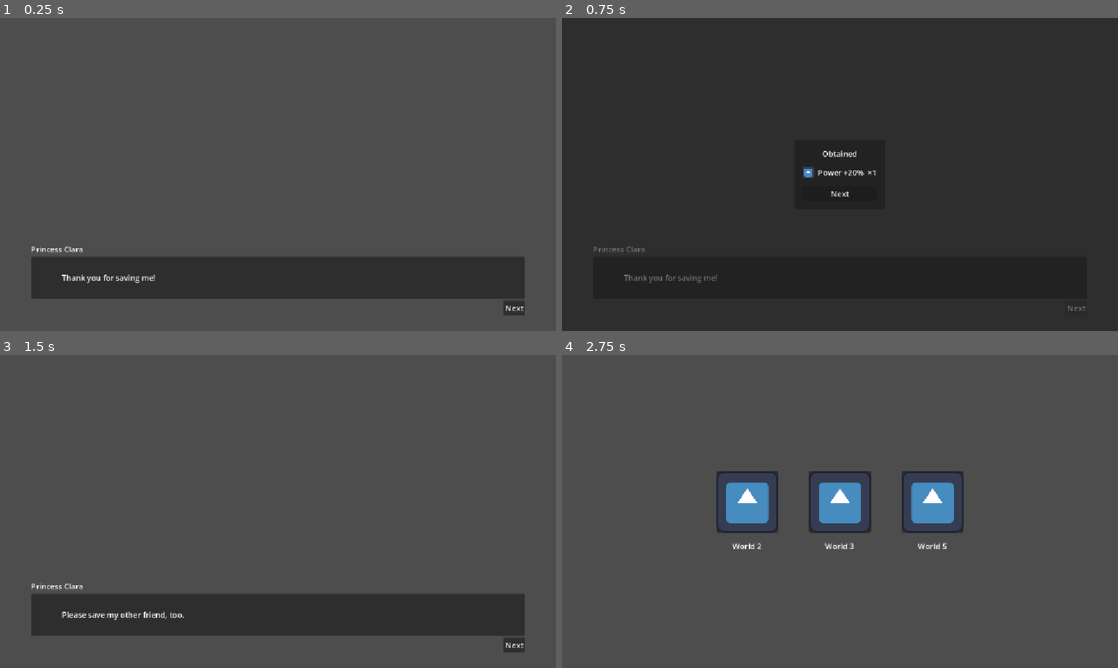
Above: before the commit, frames 1-4 (two rows, left to right).
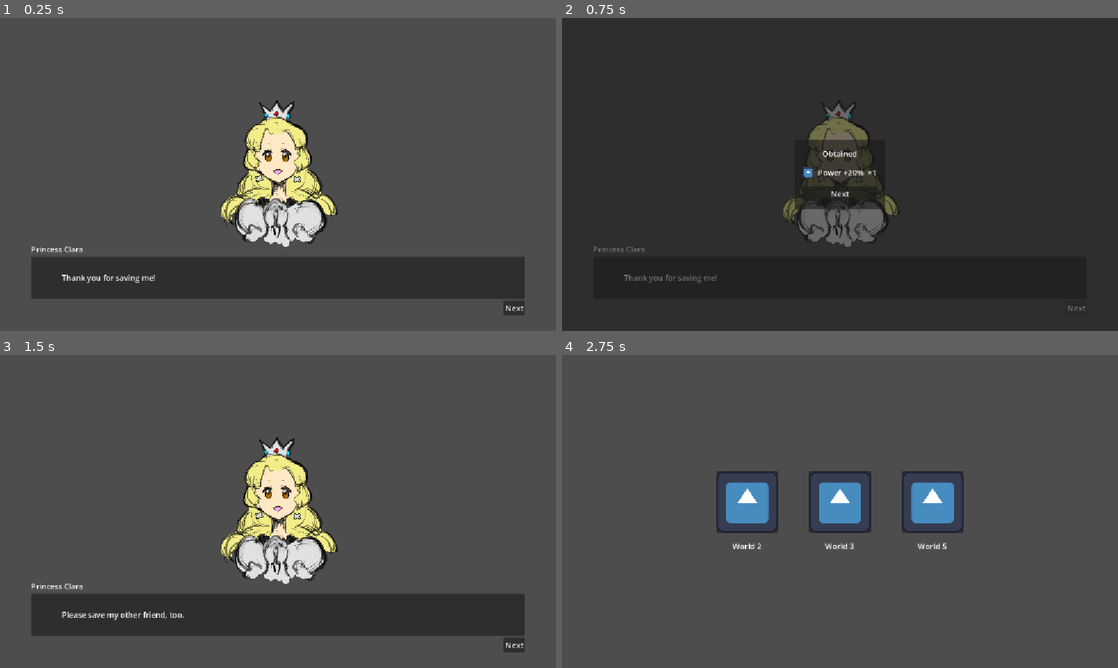
Above: after the commit, the same moments.

Repository: Adnyropast/pwkz-godot-4.7
Game: Godot game, scene res://scenes/rescue_screen.tscn
Same seed, same stepped clock (60 frames per second), same inputs: the game is played once before the commit and once after it. This scene is started directly instead of the project's main scene. The engine's default icon, where the game draws it, is replaced by a stand-in: a white triangle on a blue panel in a dark square.
Inputs:
- Up to frame 1 (0.25 s): no input
- Up to frame 2 (0.75 s): click "Next" at 0.5 s
- Up to frame 3 (1.5 s): click "Next" at 1.25 s
- Up to frame 4 (2.75 s): click "Next" at 2 s

The runs differ from the first frame. In frame 1, 5.5% of the frame differs, in the area x 39-61%, y 26-74%; in frame 2, 3.1%; in frame 3, 5.5%; in frame 4, nothing differs.

Commit message:
feat: add princes portraits

Diff:
--- a/globals/Princes.gd
+++ b/globals/Princes.gd
@@ -11,5 +11,19 @@
 	"Prince Maeve",
 ]
 
+const PRINCES_TEXTURES: Array = [
+	preload("res://images/princes/s1.png"),
+	preload("res://images/princes/s2.png"),
+	preload("res://images/princes/s3.png"),
+	preload("res://images/princes/s4.png"),
+	preload("res://images/princes/s5.png"),
+	preload("res://images/princes/s6.png"),
+	preload("res://images/princes/s7.png"),
+	preload("res://images/princes/s8.png"),
+]
+
 func get_prince_name(world: int) -> String:
 	return PRINCES_NAMES[world - 1]
+
+func get_prince_texture(world: int) -> Texture:
+	return PRINCES_TEXTURES[world - 1]
--- a/scenes/rescue_screen.gd
+++ b/scenes/rescue_screen.gd
@@ -7,6 +7,7 @@
 const STEP_REWARDS: int = 4
 
 @onready var dialogue_box: Node = $MarginContainer/DialogueBox
+@onready var prince_texture: TextureRect = $CenterContainer/PrinceTexture
 var step: int = STEP_0
 
 func _ready() -> void:
@@ -42,6 +43,7 @@
 		end_step()
 
 func init_step_0() -> void:
+	prince_texture.texture = Princes.get_prince_texture(WorldState.current_world)
 	dialogue_box.set_speaker_name(Princes.get_prince_name(WorldState.current_world))
 	dialogue_box.set_message("Thank you for saving me!")
 
--- a/scenes/rescue_screen.tscn
+++ b/scenes/rescue_screen.tscn
@@ -2,9 +2,27 @@
 
 [ext_resource type="PackedScene" uid="uid://bcndn27lq5pdu" path="res://scenes/dialogue_box.tscn" id="1_esnag"]
 [ext_resource type="Script" uid="uid://cqox2t8v2bt4o" path="res://scenes/rescue_screen.gd" id="1_fheb7"]
+[ext_resource type="Texture2D" uid="uid://dh4ttleyycexo" path="res://icon.svg" id="2_jvwdm"]
 
 [node name="RescueScreen" type="Node3D" unique_id=906251841]
 script = ExtResource("1_fheb7")
+
+[node name="CenterContainer" type="CenterContainer" parent="." unique_id=1170711260]
+anchors_preset = 8
+anchor_left = 0.5
+anchor_top = 0.5
+anchor_right = 0.5
+anchor_bottom = 0.5
+grow_horizontal = 2
+grow_vertical = 2
+offset_transform_enabled = true
+offset_transform_position = Vector2(0, -32)
+
+[node name="PrinceTexture" type="TextureRect" parent="CenterContainer" unique_id=1701394404]
+custom_minimum_size = Vector2(384, 384)
+layout_mode = 2
+texture = ExtResource("2_jvwdm")
+expand_mode = 1
 
 [node name="MarginContainer" type="MarginContainer" parent="." unique_id=1633957362]
 anchors_preset = 12
Binary file added: images/princes/s1.png
Not shown, added: images/princes/s1.png.import
Binary file added: images/princes/s2.png
Not shown, added: images/princes/s2.png.import
Binary file added: images/princes/s3.png
Not shown, added: images/princes/s3.png.import
Binary file added: images/princes/s4.png
Not shown, added: images/princes/s4.png.import
Binary file added: images/princes/s5.png
Not shown, added: images/princes/s5.png.import
Binary file added: images/princes/s6.png
Not shown, added: images/princes/s6.png.import
(and 4 more such lines)
